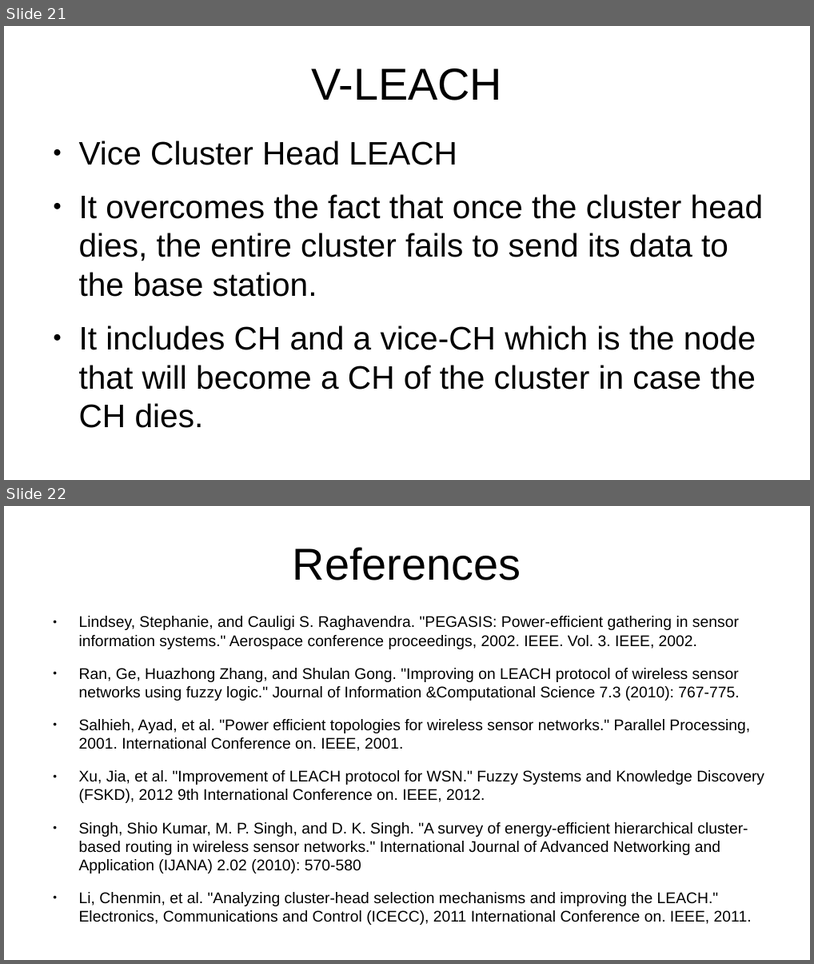
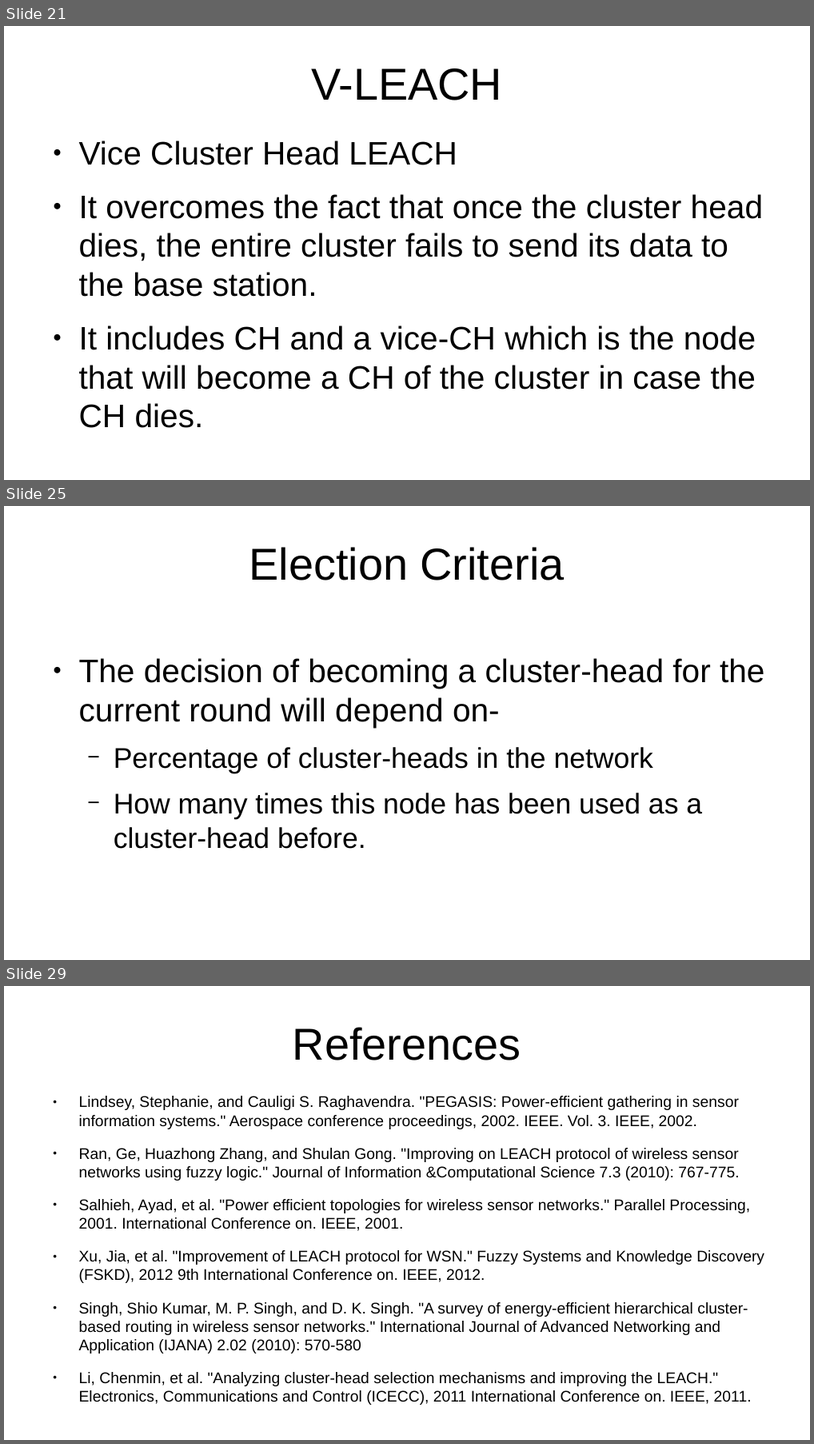
Before and after one commit to ChahatBansal8060/COL768_project, a slide deck: WSN_Presentation1.odp. Shown one above the other, each under a label of ours: slides 21 and 22 before the commit, slides 21, 25 and 29 after it; the slides between them are not shown. The pictures are 814x964 and 814x1444 pixels, drawn with LibreOffice and Linux fonts; fonts in the diff are those of the drawing. Boxes give left, top, right and bottom in pixels: in the first picture for what was removed or moved away, otherwise in the second. Text is boxed around its words. In the diff, an @@ line names an element or a change of style, - is before the commit and + after.

```diff
--- a/WSN_Presentation1.odp
+++ b/WSN_Presentation1.odp
@@ slide 25 added at bbox=[4, 506, 810, 960], background #FFFFFF @@
@@ title added at bbox=[250, 547, 565, 580], 44 pt, text #000000 @@
+Election Criteria
@@ text added at bbox=[79, 658, 765, 848], 28 pt, text #000000 @@
+● The decision of becoming a cluster-head for the current round will depend on-
+  − Percentage of cluster-heads in the network
+  − How many times this node has been used as a cluster-head before.
@@ what was slide 22 is now slide 29 @@
```
Also in this commit, not shown: 1 slide changed, 6 other slides added, 3 other files.
